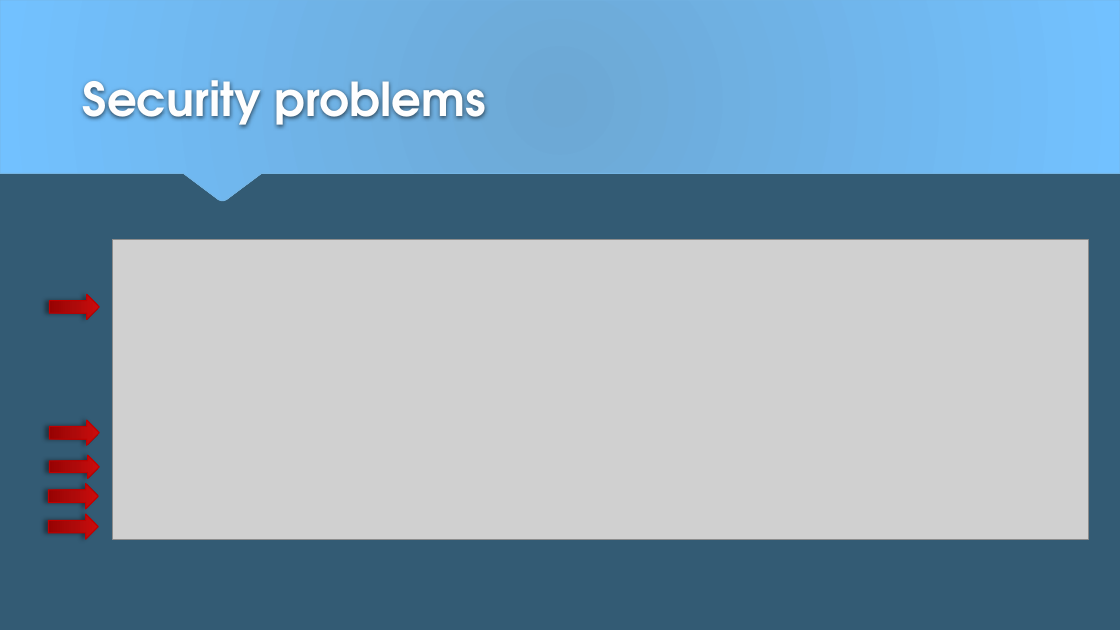
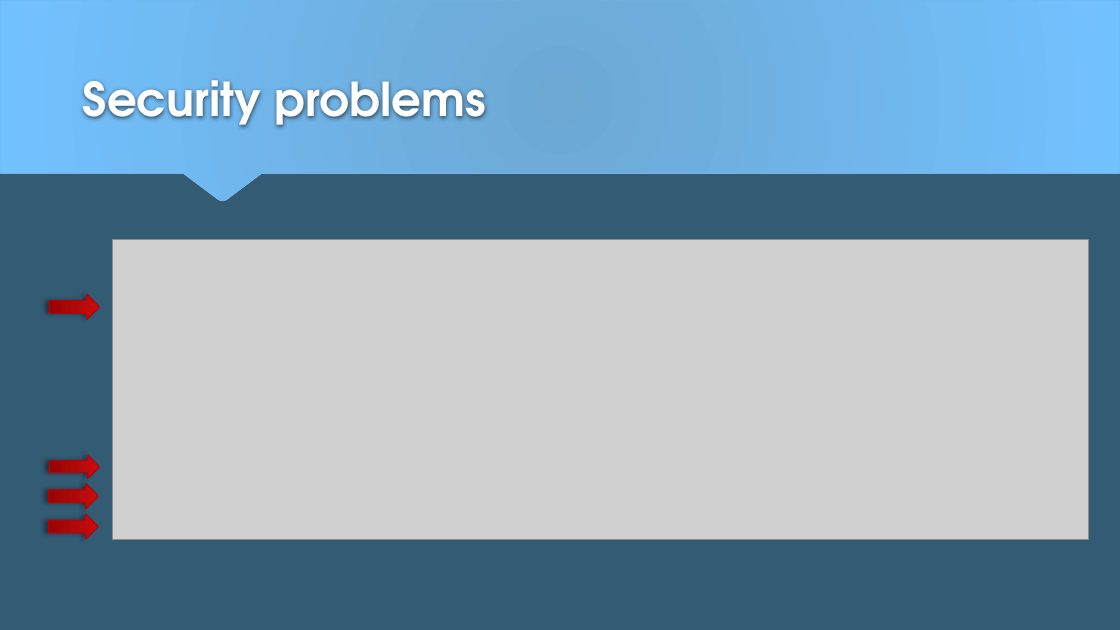
Before and after one commit to FelixHen/SCIBM, a slide deck: slide 2 of Presentation3/MarijaBelova752684_Jan-PatrickKirchner742143_FelixHennig752734.pptx. Drawn at 1120x630 pixels with LibreOffice and Linux fonts; fonts in the diff are those of the drawing; grey boxes stand for pictures. Boxes give left, top, right and bottom in pixels: in the first picture for what was removed or moved away, otherwise in the second. Text is boxed around its words. In the diff, an @@ line names an element or a change of style, - is before the commit and + after.

Commit message:
präsentation update

```diff
--- a/Presentation3/MarijaBelova752684_Jan-PatrickKirchner742143_FelixHennig752734.pptx
+++ b/Presentation3/MarijaBelova752684_Jan-PatrickKirchner742143_FelixHennig752734.pptx
@@ right arrow removed at [50,420,99,445] @@
```
Also in this commit, not shown: 1 other slide changed, 1 slide removed, 2 other files.
